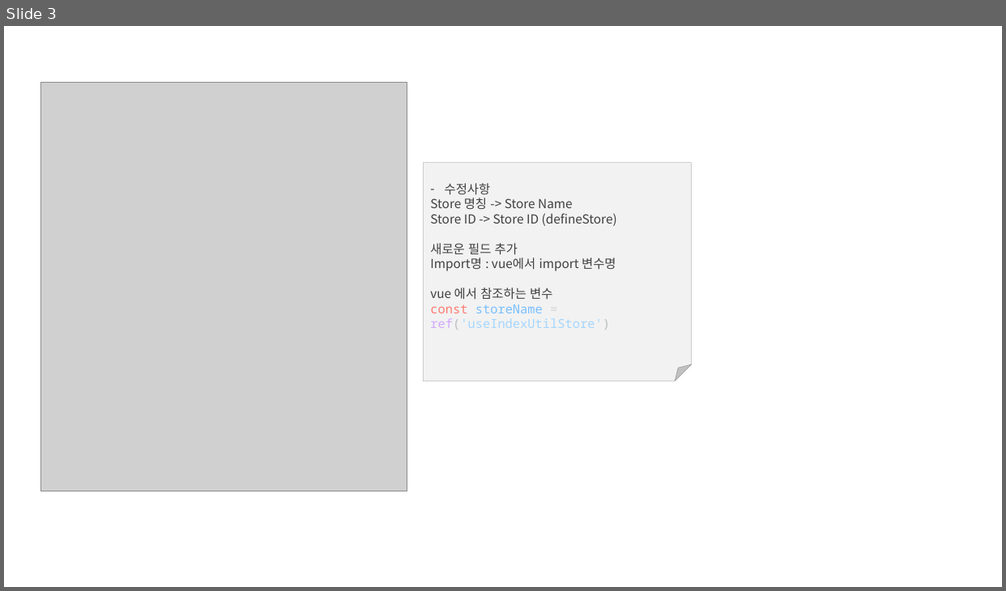
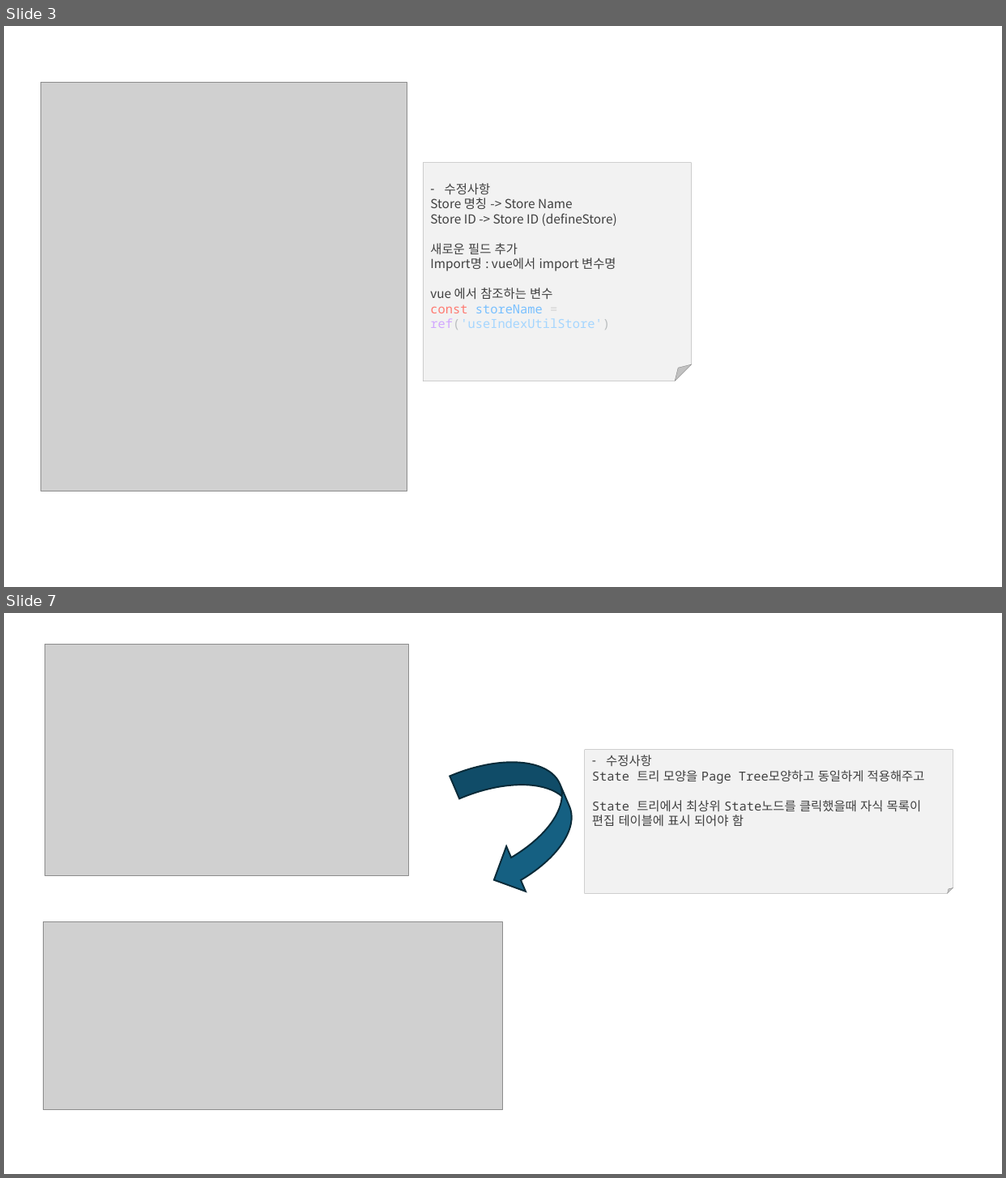
Before and after one commit to ncsysmaster/quasar-ui-tool, a slide deck: examples/Store화면 참조.pptx. Shown one above the other, each under a label of ours: slide 3 before the commit, slides 3 and 7 after it; the slides between them are not shown. The pictures are 1006x591 and 1006x1178 pixels, drawn with LibreOffice and Linux fonts; fonts in the diff are those of the drawing; grey boxes stand for pictures. Boxes give left, top, right and bottom in pixels: in the first picture for what was removed or moved away, otherwise in the second. Text is boxed around its words. In the diff, an @@ line names an element or a change of style, - is before the commit and + after.

```diff
--- a/examples/Store화면 참조.pptx
+++ b/examples/Store화면 참조.pptx
@@ slide 7 added at [4,613,1002,1174], background #FFFFFF @@
@@ picture added at [45,645,408,875] @@
@@ curved down arrow added at [450,738,594,903], fill #156082, outline #092A39 1.5 pt @@
@@ folded corner added at [585,750,953,894], fill #F2F2F2, outline #808080 0.25 pt, 12 pt, text #404040 @@
+– 수정사항
+State 트리 모양을 Page Tree모양하고 동일하게 적용해주고
+State 트리에서 최상위 State노드를 클릭했을때 자식 목록이 편집 테이블에 표시 되어야 함
@@ picture added at [44,922,503,1110] @@
```
Also in this commit, not shown: 4 other slides added, 17 other files.
